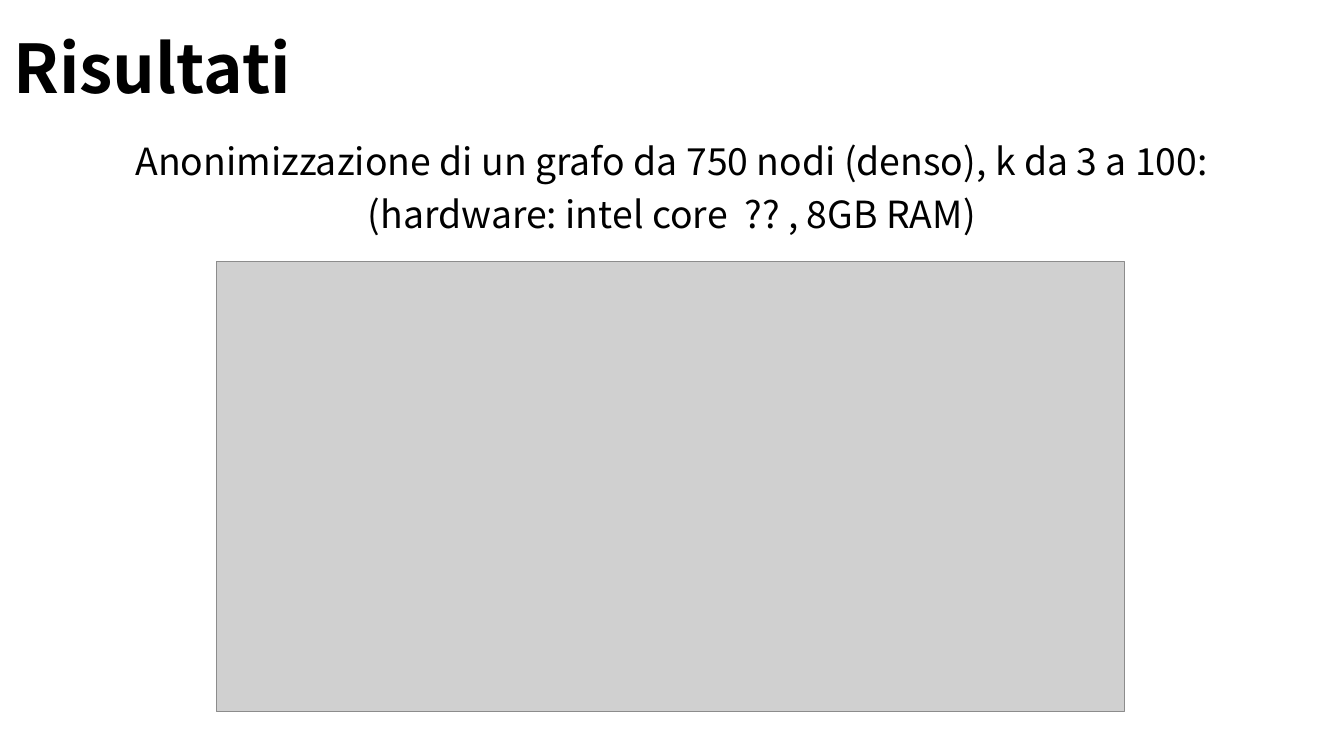
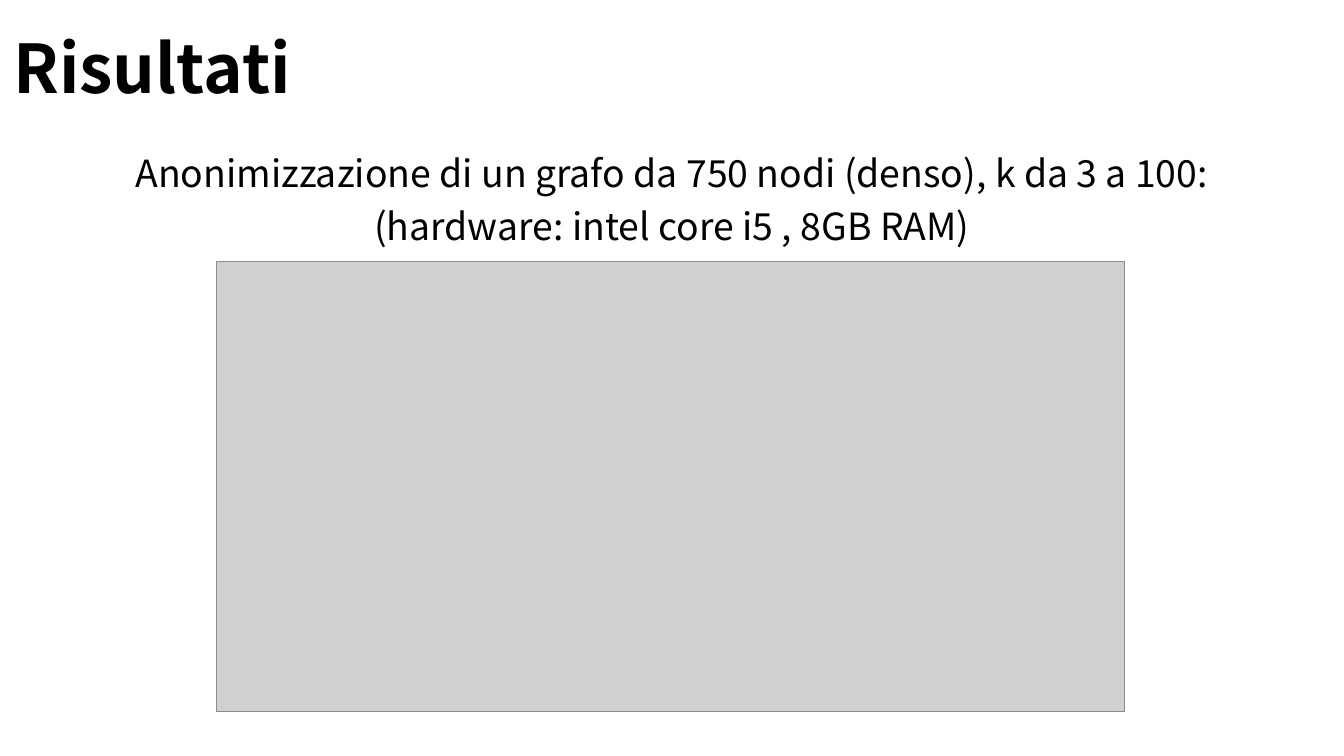
Before and after one commit to Navypowder/DP-P-project, a slide deck: slide 19 of Presentation/Towards_Identity_Anonymization_on_graph(K-degree anonymization).pptx. Drawn at 1344x756 pixels with LibreOffice and Linux fonts; fonts in the diff are those of the drawing; grey boxes stand for pictures; background and template pictures are left out. Boxes give left, top, right and bottom in pixels: in the first picture for what was removed or moved away, otherwise in the second. Text is boxed around its words. In the diff, an @@ line names an element or a change of style, - is before the commit and + after.

```diff
--- a/Presentation/Towards_Identity_Anonymization_on_graph(K-degree anonymization).pptx
+++ b/Presentation/Towards_Identity_Anonymization_on_graph(K-degree anonymization).pptx
@@ text "Anonimizzazione di un grafo da ...": place and size @@
-text "Anonimizzazione di un grafo da ..." at [135, 144, 1208, 235]
+text "Anonimizzazione di un grafo da ..." at [135, 156, 1208, 247]
@@ text at [374, 209, 969, 247]: text changed @@
-(hardware: intel core ?? , 8GB RAM)
+(hardware: intel core i5 , 8GB RAM)
```
Also in this commit, not shown: 7 other slides changed.
